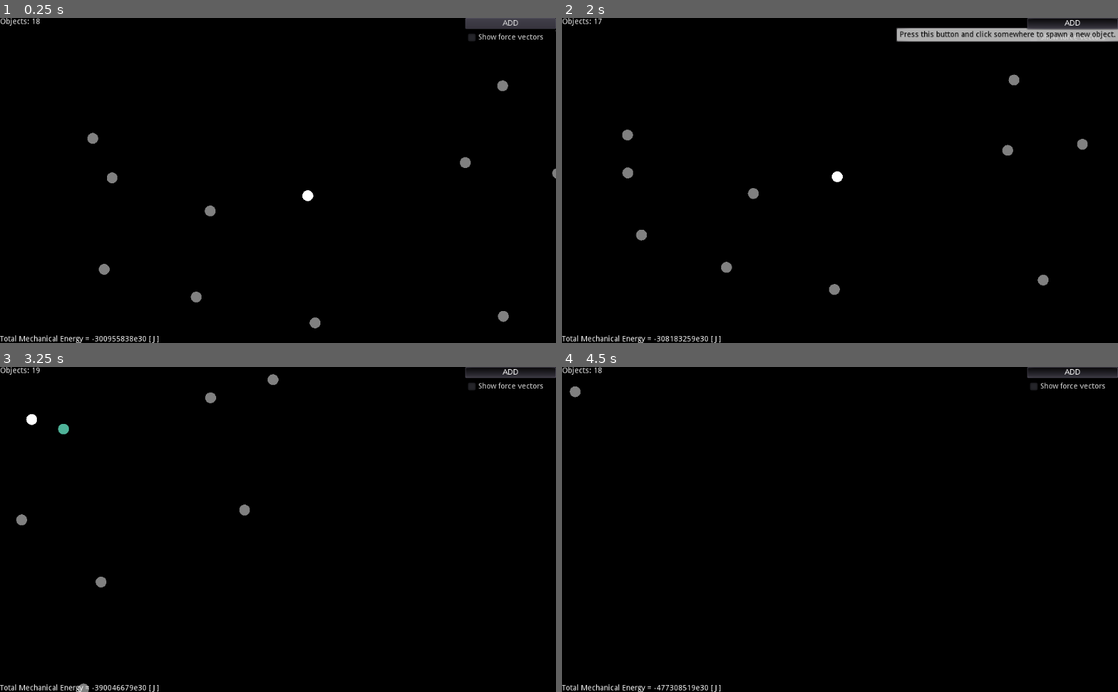
Above: before the commit, frames 1-4 (two rows, left to right).
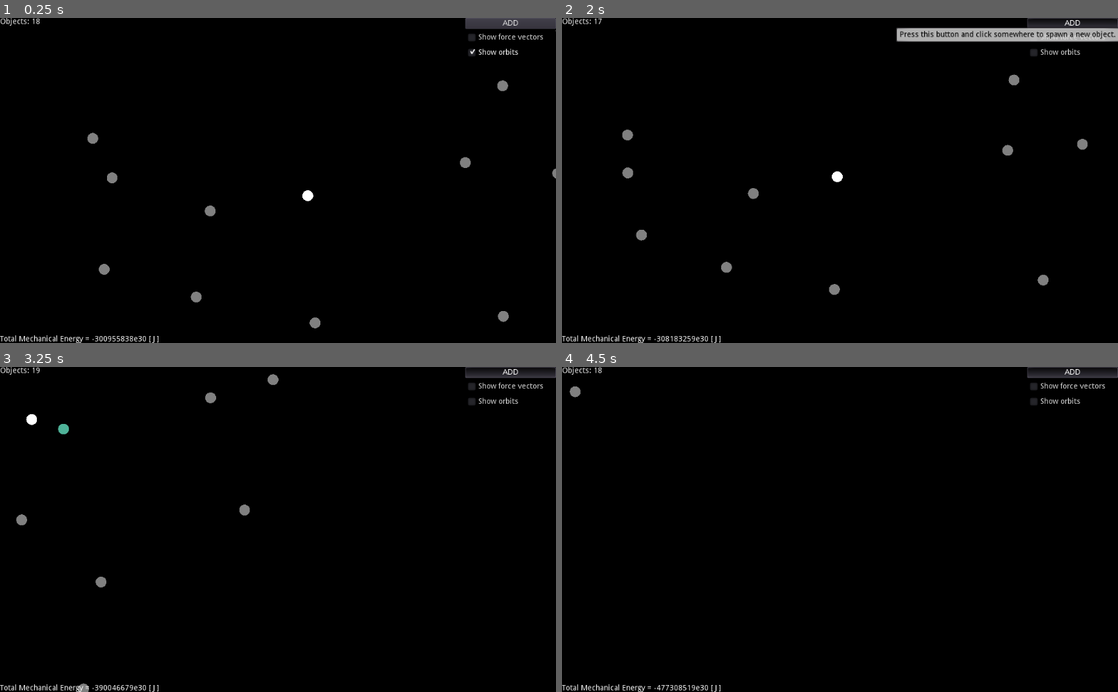
Above: after the commit, the same moments.

Repository: NuclearPhoenixx/n-body-problem
Game: Godot game, scene res://scenes/main.tscn
The game is run twice, just before and just after one commit, with the same random seed, the same clock (stepped at 60 frames per second) and the same inputs.
Inputs (mouse positions are in pixels of both pictures, inside the frame that each line leads up to):
- Up to frame 1 (0.25 s): no input
- Up to frame 2 (2 s): click (1073, 53) at 0.5 s, where only the run after the commit has a clickable "Show orbits"; click "ADD" at 1.25 s
- Up to frame 3 (3.25 s): move the mouse to (278, 526) at 2.02 s; hold Right (ui_right) 2.03-2.78 s; hold Mouse wheel up (camera_zin) 2.03-2.78 s; click (278, 526) at 2.27 s; move the mouse to (255, 425) at 2.77 s; hold Down (ui_down) from 2.78 s (still down); tap Mouse wheel down (camera_zout) at 2.85 s; click (255, 425) at 3.02 s
- Up to frame 4 (4.5 s): move the mouse to (578, 435) at 3.52 s; release Down (ui_down) at 3.53 s; hold Right (ui_right) 3.53-4.28 s; hold Mouse wheel up (camera_zin) 3.53-4.28 s; move the mouse to (812, 594) at 4.27 s; hold Up (ui_up) from 4.28 s (still down); tap Mouse wheel down (camera_zout) at 4.35 s

The runs differ from the first frame. In frame 1, 0.1% of the frame differs, in the area x 84-94%, y 9-12%; in frame 2, 0.2%, in the area x 83-100%, y 2-12%; in frame 3, less than 0.1%; in frame 4, less than 0.1%.

Commit message:
add orbit paths

Diff:
--- a/scenes/main.tscn
+++ b/scenes/main.tscn
@@ -113,10 +113,19 @@
 text = "Show force vectors"
 script = ExtResource( 9 )
 
-[node name="PauseLabel" type="Label" parent="Interface/Control"]
+[node name="OrbitToggle" type="CheckBox" parent="Interface/Control"]
 margin_top = 52.0
 margin_right = 167.0
-margin_bottom = 66.0
+margin_bottom = 76.0
+focus_mode = 0
+pressed = true
+enabled_focus_mode = 0
+text = "Show orbits"
+
+[node name="PauseLabel" type="Label" parent="Interface/Control"]
+margin_top = 80.0
+margin_right = 167.0
+margin_bottom = 94.0
 text = "PAUSED"
 align = 1
 script = ExtResource( 10 )
@@ -127,3 +136,4 @@
 margin_top = -14.0
 script = ExtResource( 11 )
 [connection signal="pressed" from="Interface/Stats/HBoxContainer/DeleteButton" to="Interface/Stats/HBoxContainer/DeleteButton" method="_on_DeleteButton_pressed"]
+[connection signal="toggled" from="Interface/Control/OrbitToggle" to="Spacetime" method="_on_OrbitToggle_toggled"]
--- a/src/camera.gd
+++ b/src/camera.gd
@@ -5,7 +5,15 @@
 var max_zin = Vector2(0.1, 0.1) # max zoom in
 var max_zout = Vector2(5, 5) # max zoom out
 
-var follow_node = null
+var follow_node = null setget new_node
+
+var orbit_points = PoolVector2Array()
+var max_orbit_length = 400 #max number of points to draw on orbit
+var min_step_length = 2 #min number of pixels moved for new orbit point
+
+func new_node(node):
+	follow_node = node
+	orbit_points.resize(0)
 
 func check_camera(): # camera movement, wasd or arrow keys
 	var goto = Vector2(0,0)
@@ -25,8 +33,14 @@
 func _process(delta):
 	if follow_node != null:
 		set_position(follow_node.get_position())
+		if orbit_points.size() == 0 or (position - orbit_points[orbit_points.size()-1]).length() >= min_step_length:
+			orbit_points.append(position)
+			if orbit_points.size() > max_orbit_length:
+				orbit_points.remove(0)
 	else:
 		check_camera()
+
+	print(orbit_points.size())
 
 func _unhandled_input(event):
 	if event.is_action_pressed("camera_zin"): # check scroll wheel, camera zoom in and out
@@ -41,7 +55,7 @@
 
 	if event.is_action_pressed("ui_cancel"): # free fixed camera from node
 		get_tree().set_input_as_handled()
-		follow_node = null
+		new_node(null)
 
 	if event.is_action_pressed("pause"): # pause simulation
 		var tree = get_tree()
--- a/src/spawn.gd
+++ b/src/spawn.gd
@@ -28,3 +28,16 @@
 		i += 1
 		randomize()
 		spawn(Vector2(rand_range(min_p,max_p),rand_range(min_p,max_p)), Vector2(rand_range(min_v,max_v),rand_range(min_v,max_v)), 1e26, Color(0.5,0.5,0.5,1), 10)
+
+onready var camera = get_node("Camera")
+var draw = true
+
+func _on_OrbitToggle_toggled(button_pressed): #toggle for drawing orbits
+	draw = button_pressed
+
+func _draw(): #draw orbit path
+	if camera.orbit_points.size() >= 2 and draw:
+		draw_polyline(camera.orbit_points, Color.yellow, 1.1, true) #buggy with camera zoom?
+
+func _process(delta):
+	update()
